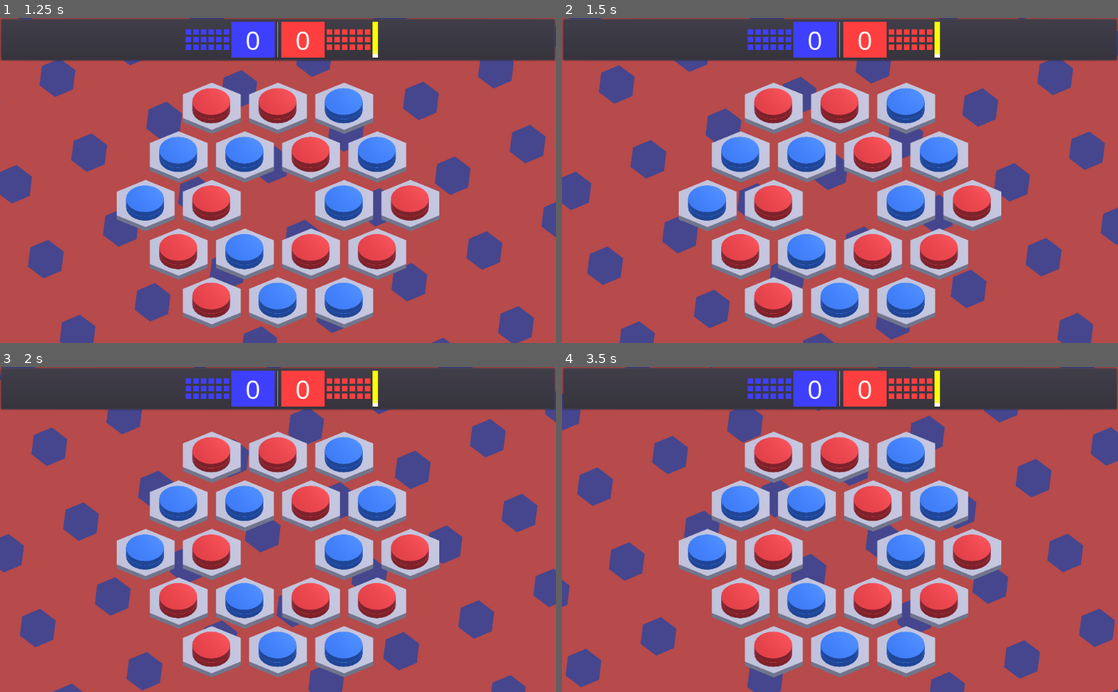
Above: before the commit, frames 1-4 (two rows, left to right).
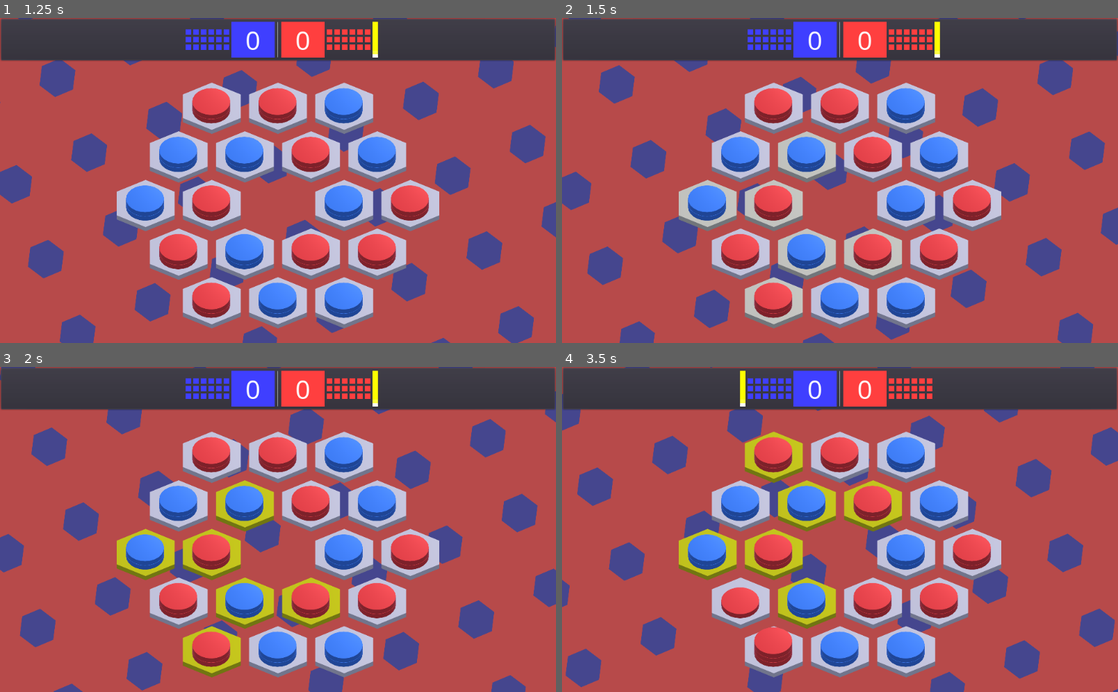
Above: after the commit, the same moments.

Repository: Syldarion/TumbleTile
Game: Godot game, scene res://scenes/Game.tscn
The game is run twice, just before and just after one commit, with the same random seed, the same clock (stepped at 60 frames per second) and the same inputs.
Inputs (mouse positions are in pixels of both pictures, inside the frame that each line leads up to):
- Up to frame 1 (1.25 s): tap Enter at 0.5 s; move the mouse to (144, 206) at 0.52 s; click (144, 206) at 0.67 s
- Up to frame 2 (1.5 s): move the mouse to (739, 255) at 1.27 s; click (739, 255) at 1.42 s
- Up to frame 3 (2 s): no input
- Up to frame 4 (3.5 s): move the mouse to (773, 653) at 2.02 s; click (773, 653) at 2.17 s; move the mouse to (739, 506) at 2.77 s; click (739, 506) at 2.92 s

Frame 1 is identical in both runs. In frame 2, 2.9% of the frame differs, in the area x 21-62%, y 34-95%; in frame 3, 4.2%; in frame 4, 4.8%, in the area x 21-68%, y 1-90%.

Commit message:
Started work on main menu; added adjustable settings for background
Added a simple main menu, with buttons that do nothing right now.
Added a script for modifying the properties of the scrolling
background.

Diff:
--- a/project.godot
+++ b/project.godot
@@ -34,7 +34,6 @@
 
 config/name="TumbleTile"
 run/main_scene="res://scenes/Game.tscn"
-boot_splash/image="res://sprites/TileTumbleLogo.png"
 config/icon="res://icon.png"
 
 [autoload]
--- a/scenes/GameBackground.tscn
+++ b/scenes/GameBackground.tscn
@@ -1,6 +1,7 @@
-[gd_scene load_steps=3 format=2]
+[gd_scene load_steps=4 format=2]
 
 [ext_resource path="res://materials/background_canvas_shader.tres" type="Material" id=1]
+[ext_resource path="res://scripts/game_background.gd" type="Script" id=2]
 
 [sub_resource type="NoiseTexture" id=1]
 width = 1024
@@ -10,7 +11,9 @@
 material = ExtResource( 1 )
 anchor_right = 1.0
 anchor_bottom = 1.0
+mouse_filter = 2
 texture = SubResource( 1 )
+script = ExtResource( 2 )
 __meta__ = {
 "_edit_use_anchors_": false
 }
--- /dev/null
+++ b/scenes/MainMenu.tscn
@@ -0,0 +1,90 @@
+[gd_scene load_steps=6 format=2]
+
+[ext_resource path="res://scenes/GameBackground.tscn" type="PackedScene" id=1]
+[ext_resource path="res://sprites/TileTumbleLogo.png" type="Texture" id=2]
+[ext_resource path="res://tumbletile_ui_theme.tres" type="Theme" id=3]
+[ext_resource path="res://scripts/main_menu.gd" type="Script" id=4]
+
+[sub_resource type="NoiseTexture" id=1]
+width = 1024
+height = 600
+
+[node name="MainMenu" type="Control"]
+anchor_right = 1.0
+anchor_bottom = 1.0
+mouse_filter = 2
+script = ExtResource( 4 )
+__meta__ = {
+"_edit_use_anchors_": false
+}
+logo_lerp_end = Vector2( 0, -100 )
+logo_lerp_speed = 0.5
+
+[node name="GameBackground" type="CanvasLayer" parent="."]
+layer = -1
+
+[node name="GameBackground" parent="GameBackground" instance=ExtResource( 1 )]
+texture = SubResource( 1 )
+expand = true
+
+[node name="MenuUI" type="CanvasLayer" parent="."]
+
+[node name="Tween" type="Tween" parent="MenuUI"]
+
+[node name="GameLogo" type="TextureRect" parent="MenuUI"]
+anchor_right = 1.0
+anchor_bottom = 1.0
+mouse_filter = 2
+texture = ExtResource( 2 )
+stretch_mode = 4
+__meta__ = {
+"_edit_use_anchors_": false
+}
+
+[node name="PressToContinueLabel" type="Label" parent="MenuUI"]
+anchor_top = 0.5
+anchor_right = 1.0
+anchor_bottom = 0.5
+margin_top = 100.0
+margin_bottom = 145.0
+theme = ExtResource( 3 )
+text = "Press any key to continue"
+align = 1
+valign = 1
+__meta__ = {
+"_edit_use_anchors_": false
+}
+
+[node name="MenuContainer" type="VBoxContainer" parent="MenuUI"]
+visible = false
+modulate = Color( 0, 0, 0, 0 )
+anchor_left = 0.5
+anchor_top = 0.5
+anchor_right = 0.5
+anchor_bottom = 0.5
+margin_left = -300.0
+margin_top = -10.0
+margin_right = 300.0
+margin_bottom = 10.0
+mouse_filter = 2
+theme = ExtResource( 3 )
+__meta__ = {
+"_edit_use_anchors_": false
+}
+
+[node name="PlayButton" type="Button" parent="MenuUI/MenuContainer"]
+margin_right = 600.0
+margin_bottom = 45.0
+text = "Play"
+
+[node name="SettingsButton" type="Button" parent="MenuUI/MenuContainer"]
+margin_top = 49.0
+margin_right = 600.0
+margin_bottom = 94.0
+text = "Settings"
+
+[node name="QuitButton" type="Button" parent="MenuUI/MenuContainer"]
+margin_top = 98.0
+margin_right = 600.0
+margin_bottom = 143.0
+text = "Quit"
--- /dev/null
+++ b/scripts/game_background.gd
@@ -0,0 +1,53 @@
+extends TextureRect
+
+
+var background_color setget set_background_color, get_background_color
+var hex_color setget set_hex_color, get_hex_color
+var rotation setget set_rotation, get_rotation
+var move_speed setget set_move_speed, get_move_speed
+var repetition setget set_repetition, get_repetition
+var hex_size setget set_hex_size, get_hex_size
+var zoom setget set_zoom, get_zoom
+
+
+func set_background_color(color):
+	material.set_shader_param("bg_color", color)
+
+func get_background_color():
+	material.get_shader_param("bg_color")
+
+func set_hex_color(color):
+	material.set_shader_param("hex_color", color)
+
+func get_hex_color():
+	material.get_shader_param("hex_color")
+
+func set_rotation(radians):
+	material.set_shader_param("rot_rads", radians)
+
+func get_rotation():
+	material.get_shader_param("rot_rads")
+
+func set_move_speed(speed_vector):
+	material.set_shader_param("move_speed", speed_vector)
+
+func get_move_speed():
+	material.get_shader_param("move_speed")
+
+func set_repetition(rep_factor):
+	material.set_shader_param("rep_factor", rep_factor)
+
+func get_repetition():
+	material.get_shader_param("rep_factor")
+
+func set_hex_size(size):
+	material.set_shader_param("hex_size", size)
+
+func get_hex_size():
+	material.get_shader_param("hex_size")
+
+func set_zoom(zoom):
+	material.set_shader_param("zoom", zoom)
+
+func get_zoom():
+	material.get_shader_param("zoom")
--- /dev/null
+++ b/scripts/main_menu.gd
@@ -0,0 +1,45 @@
+extends Control
+
+export(Vector2) var logo_lerp_start
+export(Vector2) var logo_lerp_end
+export(float) var logo_lerp_speed
+
+onready var game_background = $GameBackground/GameBackground as TextureRect
+onready var game_logo = $MenuUI/GameLogo as TextureRect
+onready var tweener = $MenuUI/Tween as Tween
+onready var menu_container = $MenuUI/MenuContainer as VBoxContainer
+onready var continue_label = $MenuUI/PressToContinueLabel as Label
+
+var waiting_to_continue
+var moving_logo
+var moving_logo_time
+
+
+func _ready():
+	waiting_to_continue = true
+
+func _process(delta):
+	pass
+
+func _unhandled_input(event):
+	if event is InputEventMouseButton or event is InputEventKey:
+		if event.pressed and waiting_to_continue:
+			continue_to_menu()
+
+func continue_to_menu():
+	print("Continuing to menu")
+	waiting_to_continue = false
+	start_shift_logo()
+
+func start_shift_logo():
+	tweener.interpolate_property(continue_label, "modulate", Color.white, Color(1, 1, 1, 0), logo_lerp_speed)
+	tweener.interpolate_property(game_logo, "rect_position", logo_lerp_start, logo_lerp_end, logo_lerp_speed)
+	if not tweener.is_active():
+		tweener.start()
+	yield(tweener, "tween_all_completed")
+	menu_container.visible = true
+	tweener.interpolate_property(menu_container, "modulate", Color(1, 1, 1, 0), Color.white, logo_lerp_speed)
+	if not tweener.is_active():
+		tweener.start()
+	yield(tweener, "tween_all_completed")
+	menu_container.mouse_filter = Control.MOUSE_FILTER_PASS
--- /dev/null
+++ b/tumbletile_ui_theme.tres
@@ -0,0 +1,74 @@
+[gd_resource type="Theme" load_steps=9 format=2]
+
+[ext_resource path="res://fonts/OpenSans-Regular.ttf" type="DynamicFontData" id=1]
+
+[sub_resource type="DynamicFont" id=1]
+size = 32
+outline_size = 1
+outline_color = Color( 0.309804, 0.54902, 0.827451, 0.498039 )
+use_filter = true
+font_data = ExtResource( 1 )
+
+[sub_resource type="StyleBoxFlat" id=6]
+bg_color = Color( 0.6, 0.6, 0.6, 0.25098 )
+corner_radius_top_left = 16
+corner_radius_top_right = 16
+corner_radius_bottom_right = 16
+corner_radius_bottom_left = 16
+
+[sub_resource type="StyleBoxFlat" id=7]
+bg_color = Color( 0.6, 0.6, 0.6, 0.25098 )
+corner_radius_top_left = 16
+corner_radius_top_right = 16
+corner_radius_bottom_right = 16
+corner_radius_bottom_left = 16
+
+[sub_resource type="StyleBoxFlat" id=2]
+bg_color = Color( 0.839216, 0.839216, 0.839216, 0.25098 )
+corner_radius_top_left = 16
+corner_radius_top_right = 16
+corner_radius_bottom_right = 16
+corner_radius_bottom_left = 16
+
+[sub_resource type="StyleBoxFlat" id=3]
+bg_color = Color( 0.6, 0.6, 0.6, 0.25098 )
+corner_radius_top_left = 16
+corner_radius_top_right = 16
+corner_radius_bottom_right = 16
+corner_radius_bottom_left = 16
+
+[sub_resource type="StyleBoxFlat" id=4]
+bg_color = Color( 0.6, 0.6, 0.6, 0.25098 )
+corner_radius_top_left = 16
+corner_radius_top_right = 16
+corner_radius_bottom_right = 16
+corner_radius_bottom_left = 16
+
+[sub_resource type="DynamicFont" id=5]
+size = 32
+outline_size = 1
+outline_color = Color( 0.309804, 0.54902, 0.827451, 0.498039 )
+use_filter = true
+font_data = ExtResource( 1 )
+
+[resource]
+Button/colors/font_color = Color( 0.88, 0.88, 0.88, 1 )
+Button/colors/font_color_disabled = Color( 0.9, 0.9, 0.9, 0.2 )
+Button/colors/font_color_hover = Color( 0.94, 0.94, 0.94, 1 )
+Button/colors/font_color_pressed = Color( 1, 1, 1, 1 )
+Button/constants/hseparation = 2
+Button/fonts/font = SubResource( 1 )
+Button/styles/disabled = SubResource( 6 )
+Button/styles/focus = SubResource( 7 )
+Button/styles/hover = SubResource( 2 )
+Button/styles/normal = SubResource( 3 )
+Button/styles/pressed = SubResource( 4 )
+Label/colors/font_color = Color( 1, 1, 1, 1 )
+Label/colors/font_color_shadow = Color( 0, 0, 0, 0 )
+Label/colors/font_outline_modulate = Color( 1, 1, 1, 1 )
+Label/constants/line_spacing = 3
+Label/constants/shadow_as_outline = 0
+Label/constants/shadow_offset_x = 1
+Label/constants/shadow_offset_y = 1
+Label/fonts/font = SubResource( 5 )
+Label/styles/normal = null
Not shown: 5 places in scenes/Game.tscn that only renumber resources
